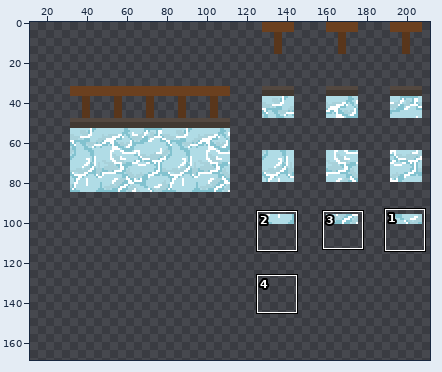
One commit to this sprite sheet: globalGameJam-2025/sprites/Tilesets/tileset bacia de sabão liquido.png. Above, an overview of the earlier version with the close-up marked.
Close-up. Old version:
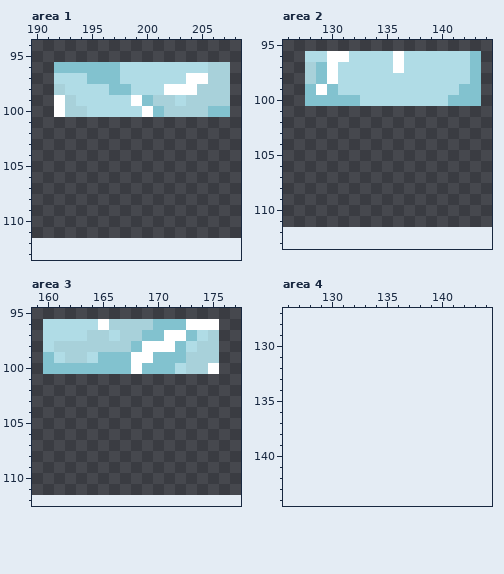
The file is 192x112 pixels. Shown: area 1: x 190..208, y 94..113; area 2: x 126..144, y 95..113; area 3: x 159..177, y 95..112; area 4: x 126..144, y 127..144. The old version is drawn lined up with the new one, on the new canvas. The wide view leaves out empty margins. The commit also changed other parts of the picture, which this record leaves out.
Once edited:
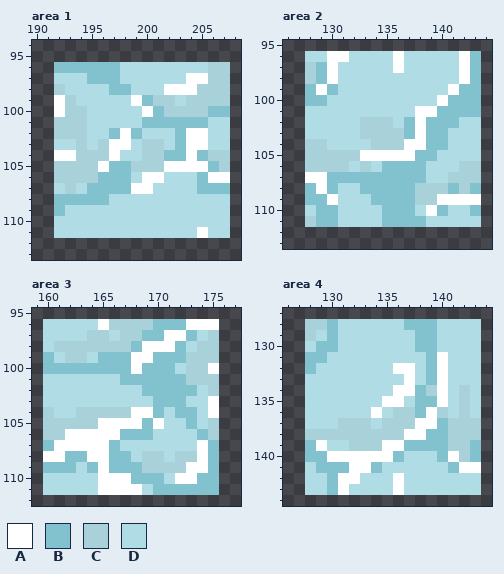
Palette (. is transparent): A #ffffff  B #82c2cf  C #a8d1da  D #b0dce6
Edits made:
canvas 192x112 -> 224x176, the old top-left corner now at 32,0
Area 1:
y 101: x 192..207 ................ -> CCCDDDDDBBBBBBDD
y 102: x 192..207 ................ -> CCCDDBABDDDBAADD
y 103: x 192..207 ................ -> DDCDCAADCCDBAADD
y 104: x 192..207 ................ -> AACCCADDCCBBABCC
y 105: x 192..207 ................ -> CCCCABBCCCAAAABC
y 106: x 192..207 ................ -> CCCCBBBDAADDDBAA
y 107: x 192..207 ................ -> DCDBBBBAADDDDBBB
y 108: x 192..207 ................ -> BBBBBDDDDDDDDDDD
y 109: x 192..207 ................ -> BDDDDDDDDDDDDDDD
y 110: x 192..207 ................ -> DDDDDDDDDDDDDDDD
y 111: x 192..207 ................ -> DDDDDDDDDDDDDADD
Area 2:
y 96..98: x 142 D -> A
y 99: x 141 D -> A
y 100: x 130..132 BBB -> DDD; x 140 D -> A
y 101: x 128..143 ................ -> DDDDDDDDDDAABBBB
y 102: x 128..143 ................ -> DDDDDCCCDBABBBDD
y 103: x 128..143 ................ -> DDDDDCCCCBABBDDD
y 104: x 128..143 ................ -> CCDDDDCCCAABBDDD
y 105: x 128..143 ................ -> CCCCCAAAAABBDDDD
y 106: x 128..143 ................ -> CCCCDCDBBBBDDDCC
y 107: x 128..143 ................ -> AABBBBBBBBBDDCCC
y 108: x 128..143 ................ -> BABDDBBBBBCCCBCB
y 109: x 128..143 ................ -> BBADDDBBBBCCAAAA
y 110: x 128..143 ................ -> DBBDDDDBBBDABDDB
y 111: x 128..143 ................ -> CBBDDDDBBBBDDDDD
Area 3:
y 101: x 160..175 ................ -> DDDDDDDBBBBBBCCC
y 102: x 160..175 ................ -> DDDDDDDDDBBBBBDC
y 103: x 160..175 ................ -> DDDDDDDDDDBBBDDA
y 104: x 160..175 ................ -> CDDCCCCCAABDBBDA
y 105: x 160..175 ................ -> CCCCCAAAABADDBDC
y 106: x 160..175 ................ -> CCAAAAABBBDDDDBC
y 107: x 160..175 ................ -> BAAAAABDDDDDDDAB
y 108: x 160..175 ................ -> AABBAABBDCCDCCAB
y 109: x 160..175 ................ -> BBBDBABBBCCCCAAB
y 110: x 160..175 ................ -> DDDDDAAABBBDAABB
y 111: x 160..175 ................ -> DDDDDAAAADBBBBBB
Area 4:
y 128: x 128..143 ................ -> CCBDDDDDDBBBDDDD
y 129: x 128..143 ................ -> CDBDDDDDDDBBDDDD
y 130: x 128..143 ................ -> DBBDDDDDDDBBDDDD
y 131: x 128..143 ................ -> BBDDDDDDDDDBADDD
y 132: x 128..143 ................ -> BDDDDDDDAADBADDD
y 133: x 128..143 ................ -> DDDDDDDDDADBADDD
y 134: x 128..143 ................ -> DDDDDDDDAABCADCD
y 135: x 128..143 ................ -> DDDDDDDAADBBADCD
y 136: x 128..143 ................ -> DDDDDDADCCBACDCD
y 137: x 128..143 ................ -> DDDCCCDCCCAABCCC
y 138: x 128..143 ................ -> CCCCCCCCCAABBCCC
y 139: x 128..143 ................ -> BADDCCCAABBBBCCB
y 140: x 128..143 ................ -> BBAAAAAABDDDBACB
y 141: x 128..143 ................ -> DBBBAABDDDDDDBAA
y 142: x 128..143 ................ -> DDBAADDDADDDDDDD
y 143: x 128..143 ................ -> DDBADDDDADDDDDDD
Pixel boxes of the changes (left, top, right, bottom) in both close-ups:
added: (54, 117, 230, 238)
changed: (305, 51, 481, 227)
added: (43, 374, 219, 495)
added: (305, 319, 481, 495)
